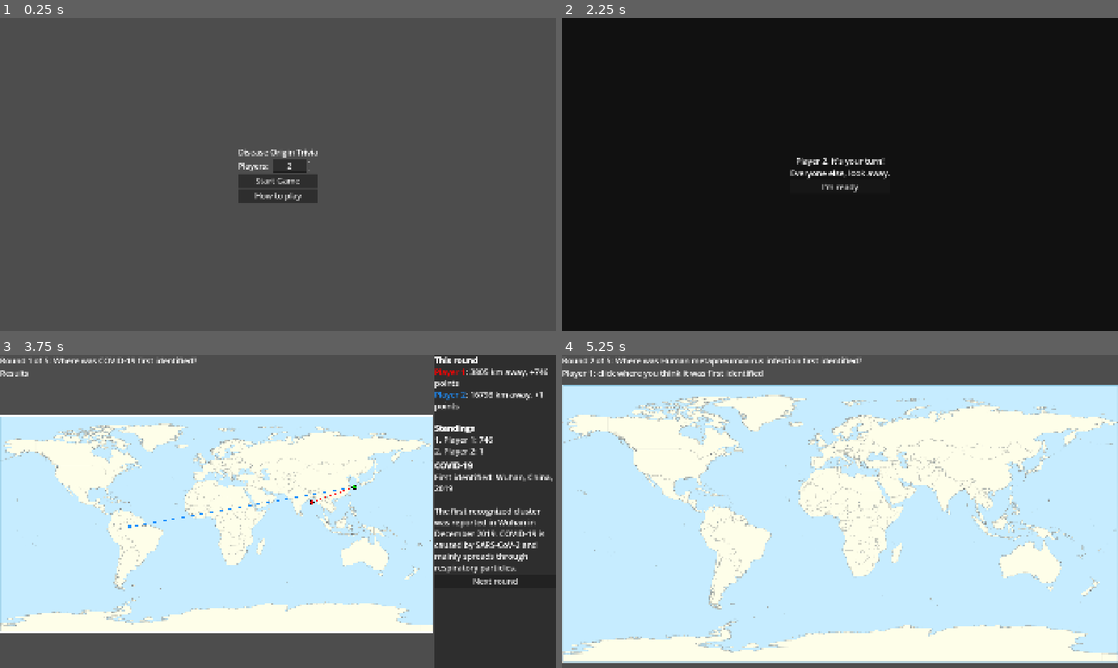
Above: before the commit, frames 1-4 (two rows, left to right).
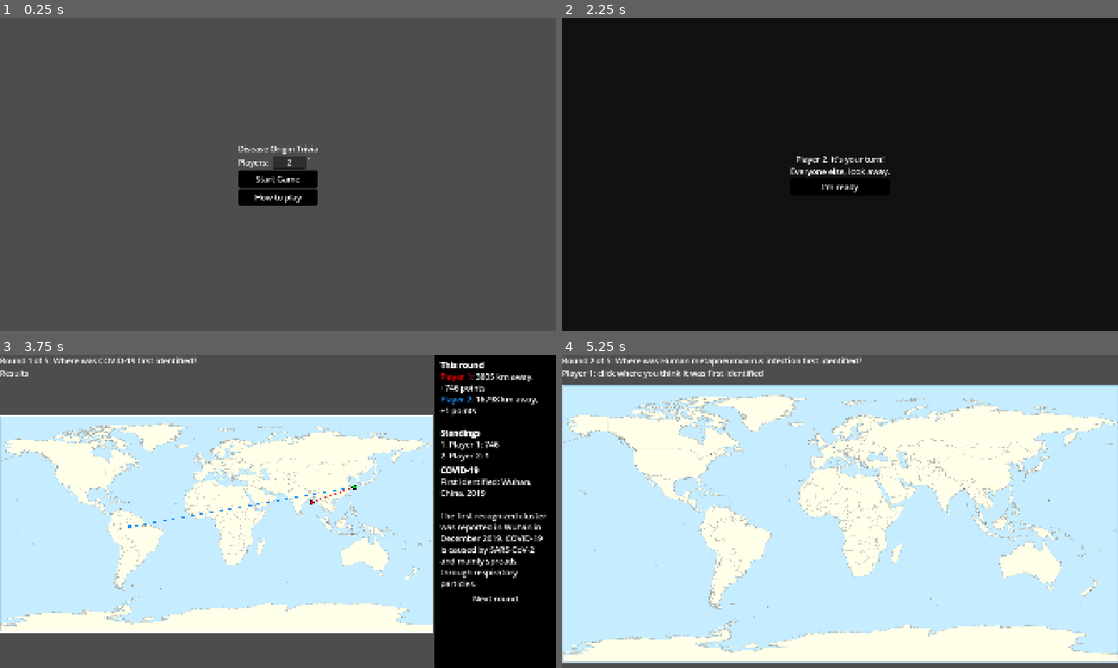
Above: after the commit, the same moments.

Repository: cisc-3667-fall-2026/Group-Project-2
Game: Godot game, scene res://scenes/MainMenu.tscn
Same seed, same stepped clock (60 frames per second), same inputs: the game is played once before the commit and once after it.
Inputs (mouse positions are in pixels of both pictures, inside the frame that each line leads up to):
- Up to frame 1 (0.25 s): no input
- Up to frame 2 (2.25 s): click "Start Game" at 0.5 s; click "I'm ready" at 1.25 s; tap Enter at 2 s; move the mouse to (962, 158) at 2.02 s; click (962, 158) at 2.17 s
- Up to frame 3 (3.75 s): click "I'm ready" at 2.75 s; tap Space at 3.5 s; move the mouse to (166, 527) at 3.52 s; click (166, 527) at 3.67 s
- Up to frame 4 (5.25 s): click "Next round" at 4.25 s; click "I'm ready" at 5 s

The runs differ from the first frame. In frame 1, 1.9% of the frame differs, in the area x 42-58%, y 40-60%; in frame 2, 0.5%; in frame 3, 21%, in the area x 78-100%, y 0-100%; in frame 4, nothing differs.

Commit message:
Update Main_Theme.tres

Diff:
--- a/assets/Main_Theme.tres
+++ b/assets/Main_Theme.tres
@@ -1,4 +1,72 @@
 [gd_resource type="Theme" format=3 uid="uid://cpd3middaxh4l"]
+
+[sub_resource type="StyleBoxFlat" id="StyleBoxFlat_button_normal"]
+content_margin_left = 24.0
+content_margin_top = 10.0
+content_margin_right = 24.0
+content_margin_bottom = 10.0
+bg_color = Color(0, 0, 0, 1)
+corner_radius_top_left = 8
+corner_radius_top_right = 8
+corner_radius_bottom_right = 8
+corner_radius_bottom_left = 8
+
+[sub_resource type="StyleBoxFlat" id="StyleBoxFlat_button_hover"]
+content_margin_left = 24.0
+content_margin_top = 10.0
+content_margin_right = 24.0
+content_margin_bottom = 10.0
+bg_color = Color(0.18, 0.18, 0.18, 1)
+corner_radius_top_left = 8
+corner_radius_top_right = 8
+corner_radius_bottom_right = 8
+corner_radius_bottom_left = 8
+
+[sub_resource type="StyleBoxFlat" id="StyleBoxFlat_button_pressed"]
+content_margin_left = 24.0
+content_margin_top = 10.0
+content_margin_right = 24.0
+content_margin_bottom = 10.0
+bg_color = Color(0.32, 0.32, 0.32, 1)
+corner_radius_top_left = 8
+corner_radius_top_right = 8
+corner_radius_bottom_right = 8
+corner_radius_bottom_left = 8
+
+[sub_resource type="StyleBoxFlat" id="StyleBoxFlat_button_focus"]
+draw_center = false
+border_width_left = 2
+border_width_top = 2
+border_width_right = 2
+border_width_bottom = 2
+border_color = Color(1, 1, 1, 1)
+corner_radius_top_left = 8
+corner_radius_top_right = 8
+corner_radius_bottom_right = 8
+corner_radius_bottom_left = 8
+
+[sub_resource type="StyleBoxFlat" id="StyleBoxFlat_panel"]
+content_margin_left = 20.0
+content_margin_top = 16.0
+content_margin_right = 20.0
+content_margin_bottom = 16.0
+bg_color = Color(0, 0, 0, 1)
+corner_radius_top_left = 8
+corner_radius_top_right = 8
+corner_radius_bottom_right = 8
+corner_radius_bottom_left = 8
 
 [resource]
 default_font_size = 28
+Button/colors/font_color = Color(1, 1, 1, 1)
+Button/colors/font_focus_color = Color(1, 1, 1, 1)
+Button/colors/font_hover_color = Color(1, 1, 1, 1)
+Button/colors/font_hover_pressed_color = Color(1, 1, 1, 1)
+Button/colors/font_pressed_color = Color(1, 1, 1, 1)
+Button/styles/focus = SubResource("StyleBoxFlat_button_focus")
+Button/styles/hover = SubResource("StyleBoxFlat_button_hover")
+Button/styles/normal = SubResource("StyleBoxFlat_button_normal")
+Button/styles/pressed = SubResource("StyleBoxFlat_button_pressed")
+Label/colors/font_color = Color(1, 1, 1, 1)
+PanelContainer/styles/panel = SubResource("StyleBoxFlat_panel")
+RichTextLabel/colors/default_color = Color(1, 1, 1, 1)
